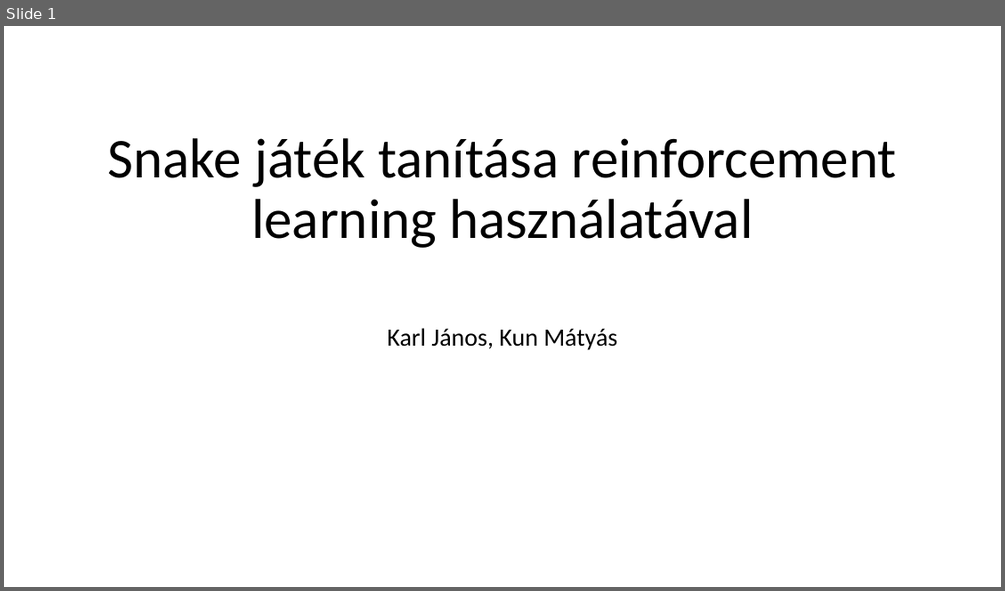
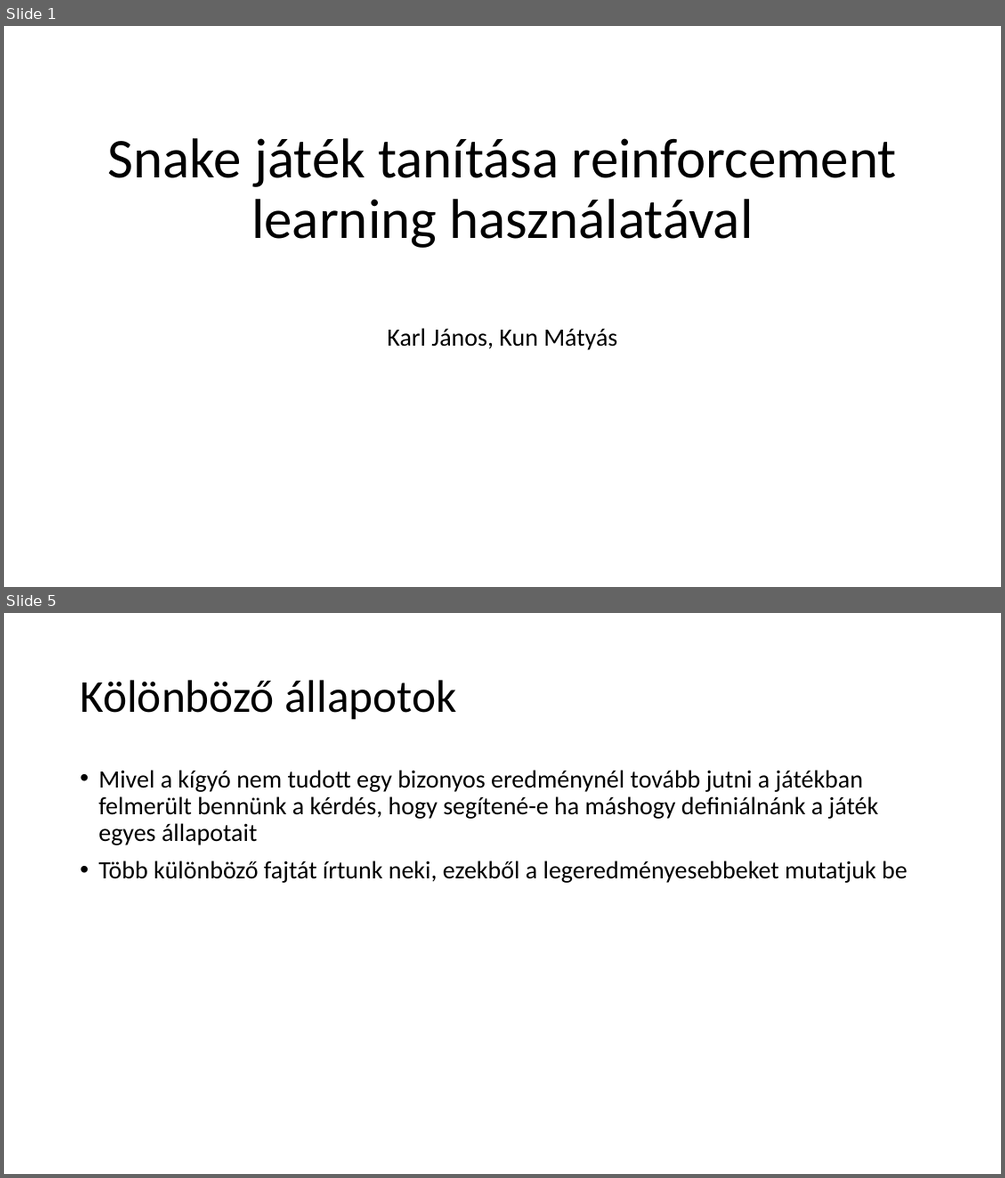
Before and after one commit to kunmts/Snake_AI_gyak, a slide deck: Projektmunka_KarlJanos_KunMatyas.pptx. Shown one above the other, each under a label of ours: slide 1 before the commit, slides 1 and 5 after it; the slides between them are not shown. The pictures are 1005x591 and 1005x1178 pixels, drawn with LibreOffice and Linux fonts; fonts in the diff are those of the drawing. Boxes give left, top, right and bottom in pixels: in the first picture for what was removed or moved away, otherwise in the second. Text is boxed around its words. In the diff, an @@ line names an element or a change of style, - is before the commit and + after.

```diff
--- a/Projektmunka_KarlJanos_KunMatyas.pptx
+++ b/Projektmunka_KarlJanos_KunMatyas.pptx
@@ slide 5 added at <box>4,613,1001,1174</box>, background #FFFFFF @@
@@ title added at <box>80,680,457,720</box>, 44 pt, text #000000 @@
+Kölönböző állapotok
@@ text added at <box>98,770,907,883</box>, 24 pt, text #000000 @@
+• Mivel a kígyó nem tudott egy bizonyos eredménynél tovább jutni a játékban felmerült bennünk a kérdés, hogy segítené-e ha máshogy definiálnánk a játék egyes állapotait
+• Több különböző fajtát írtunk neki, ezekből a legeredményesebbeket mutatjuk be
```
Also in this commit, not shown: 2 slides changed, 8 other slides added, 2 slides removed.
